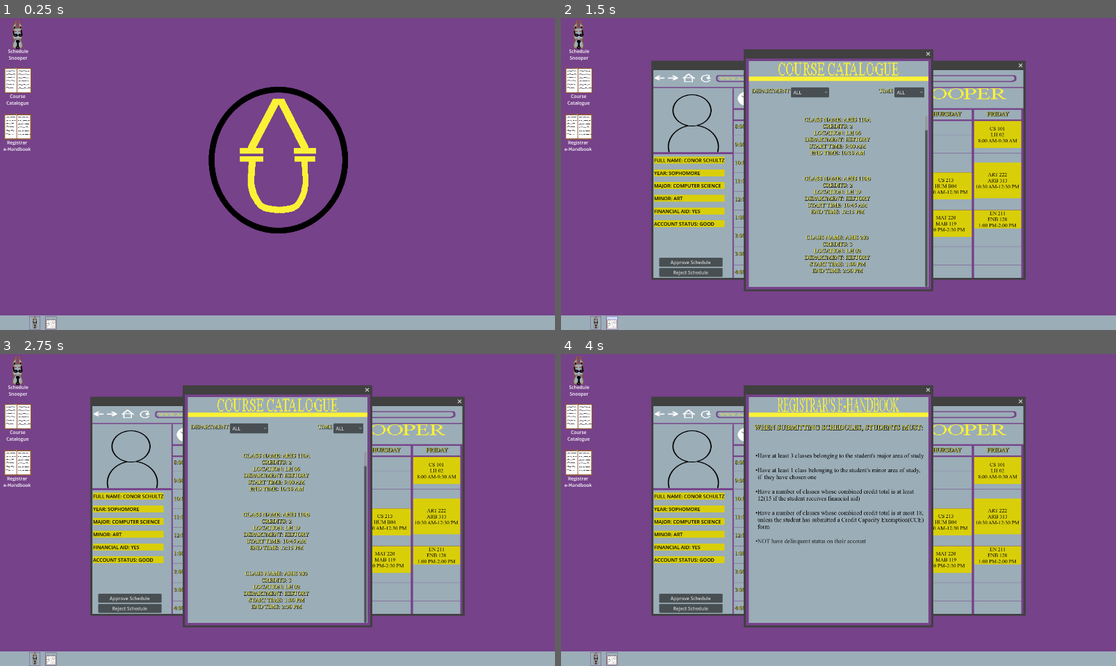
Above: before the commit, frames 1-4 (two rows, left to right).
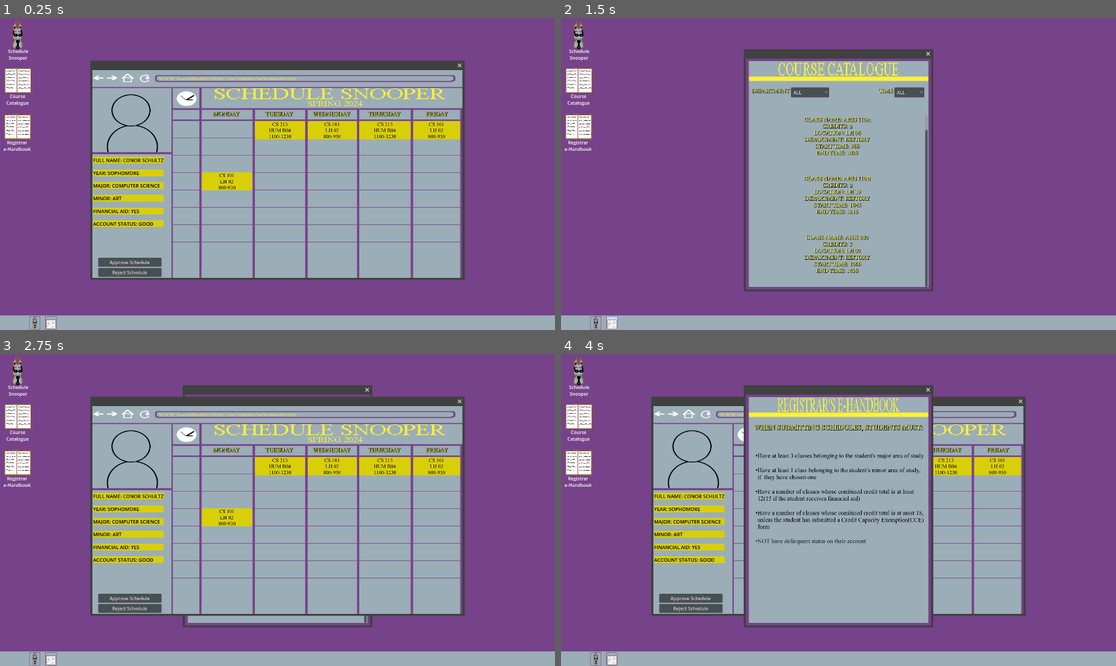
Above: after the commit, the same moments.

Repository: C3PJOE/Registrarent
Game: Godot game, scene res://Scenes/Main.tscn
Same seed, same stepped clock (60 frames per second), same inputs: the game is played once before the commit and once after it.
Inputs (mouse positions are in pixels of both pictures, inside the frame that each line leads up to):
- Up to frame 1 (0.25 s): no input
- Up to frame 2 (1.5 s): click (594, 323) at 0.5 s; click (610, 323) at 1.25 s
- Up to frame 3 (2.75 s): click "[center]Schedule Snooper[cent…" at 2 s
- Up to frame 4 (4 s): click "[center]Course Catalogue[cent…" at 2.75 s; click "[center]Registrar[/center] [c…" at 3.5 s

The runs differ from the first frame. In frame 1, 46% of the frame differs, in the area x 16-84%, y 13-84%; in frame 2, 23%; in frame 3, 13%; in frame 4, 3.8%.
Error after the commit: Invalid call. Nonexistent function 'label_placer' in base 'RichTextLabel'. (res://Scenes/ScheduleBrowserWindow.gd:203)

Commit message:
(WIP)Reworking of the schedule assigner/placer

Diff:
--- a/Scenes/Main.tscn
+++ b/Scenes/Main.tscn
@@ -275,7 +275,6 @@
 gui_embed_subwindows = true
 initial_position = 2
 size = Vector2i(1280, 720)
-visible = false
 unresizable = true
 transparent = true
 mouse_passthrough = true
@@ -287,85 +286,87 @@
 handle_input_locally = false
 initial_position = 1
 size = Vector2i(1280, 720)
-visible = false
 transient = true
 unresizable = true
 theme_override_styles/embedded_border = SubResource("StyleBoxTexture_f7xbp")
 script = ExtResource("7_f7lbd")
 
-[node name="800Line" type="ReferenceRect" parent="MainContainer/ScheduleBrowserParentWindow/ScheduleBrowserWindow"]
-offset_left = 280.0
-offset_top = 177.0
-offset_right = 1280.0
-offset_bottom = 177.0
+[node name="BoxContainer" type="BoxContainer" parent="MainContainer/ScheduleBrowserParentWindow/ScheduleBrowserWindow"]
+clip_contents = true
+custom_minimum_size = Vector2(1000, 800)
+offset_left = 277.0
+offset_top = 116.0
+offset_right = 1277.0
+offset_bottom = 916.0
+size_flags_horizontal = 3
+theme_override_constants/separation = 60
+vertical = true
+
+[node name="800Line" type="ReferenceRect" parent="MainContainer/ScheduleBrowserParentWindow/ScheduleBrowserWindow/BoxContainer"]
+layout_mode = 2
 border_color = Color(0.462745, 0.258824, 0.541176, 1)
 editor_only = false
 
-[node name="830Line" type="ReferenceRect" parent="MainContainer/ScheduleBrowserParentWindow/ScheduleBrowserWindow"]
-offset_left = 280.0
-offset_top = 225.0
-offset_right = 1280.0
-offset_bottom = 225.0
+[node name="900Line" type="ReferenceRect" parent="MainContainer/ScheduleBrowserParentWindow/ScheduleBrowserWindow/BoxContainer"]
+layout_mode = 2
 border_color = Color(0.462745, 0.258824, 0.541176, 1)
 editor_only = false
 
-[node name="930Line" type="ReferenceRect" parent="MainContainer/ScheduleBrowserParentWindow/ScheduleBrowserWindow"]
-offset_left = 280.0
-offset_top = 288.0
-offset_right = 1280.0
-offset_bottom = 288.0
+[node name="1000Line" type="ReferenceRect" parent="MainContainer/ScheduleBrowserParentWindow/ScheduleBrowserWindow/BoxContainer"]
+layout_mode = 2
 border_color = Color(0.462745, 0.258824, 0.541176, 1)
 editor_only = false
 
-[node name="1030Line" type="ReferenceRect" parent="MainContainer/ScheduleBrowserParentWindow/ScheduleBrowserWindow"]
-offset_left = 280.0
-offset_top = 355.0
-offset_right = 1280.0
-offset_bottom = 355.0
+[node name="1100Line" type="ReferenceRect" parent="MainContainer/ScheduleBrowserParentWindow/ScheduleBrowserWindow/BoxContainer"]
+layout_mode = 2
 border_color = Color(0.462745, 0.258824, 0.541176, 1)
 editor_only = false
 
-[node name="1130Line" type="ReferenceRect" parent="MainContainer/ScheduleBrowserParentWindow/ScheduleBrowserWindow"]
-offset_left = 280.0
-offset_top = 420.0
-offset_right = 1280.0
-offset_bottom = 420.0
+[node name="1200Line" type="ReferenceRect" parent="MainContainer/ScheduleBrowserParentWindow/ScheduleBrowserWindow/BoxContainer"]
+layout_mode = 2
 border_color = Color(0.462745, 0.258824, 0.541176, 1)
 editor_only = false
 
-[node name="1230Line" type="ReferenceRect" parent="MainContainer/ScheduleBrowserParentWindow/ScheduleBrowserWindow"]
-offset_left = 280.0
-offset_top = 485.0
-offset_right = 1280.0
-offset_bottom = 485.0
+[node name="1300Line" type="ReferenceRect" parent="MainContainer/ScheduleBrowserParentWindow/ScheduleBrowserWindow/BoxContainer"]
+layout_mode = 2
 border_color = Color(0.462745, 0.258824, 0.541176, 1)
 editor_only = false
 
-[node name="130Line" type="ReferenceRect" parent="MainContainer/ScheduleBrowserParentWindow/ScheduleBrowserWindow"]
-offset_left = 280.0
-offset_top = 545.0
-offset_right = 1280.0
-offset_bottom = 545.0
+[node name="1400Line" type="ReferenceRect" parent="MainContainer/ScheduleBrowserParentWindow/ScheduleBrowserWindow/BoxContainer"]
+layout_mode = 2
 border_color = Color(0.462745, 0.258824, 0.541176, 1)
 editor_only = false
 
-[node name="230Line" type="ReferenceRect" parent="MainContainer/ScheduleBrowserParentWindow/ScheduleBrowserWindow"]
-offset_left = 280.0
-offset_top = 612.0
-offset_right = 1280.0
-offset_bottom = 612.0
+[node name="1500Line" type="ReferenceRect" parent="MainContainer/ScheduleBrowserParentWindow/ScheduleBrowserWindow/BoxContainer"]
+layout_mode = 2
 border_color = Color(0.462745, 0.258824, 0.541176, 1)
 editor_only = false
 
-[node name="330Line" type="ReferenceRect" parent="MainContainer/ScheduleBrowserParentWindow/ScheduleBrowserWindow"]
-offset_left = 280.0
-offset_top = 675.0
-offset_right = 1280.0
-offset_bottom = 675.0
+[node name="1600Line" type="ReferenceRect" parent="MainContainer/ScheduleBrowserParentWindow/ScheduleBrowserWindow/BoxContainer"]
+layout_mode = 2
 border_color = Color(0.462745, 0.258824, 0.541176, 1)
 editor_only = false
 
+[node name="930Line" type="ReferenceRect" parent="MainContainer/ScheduleBrowserParentWindow/ScheduleBrowserWindow"]
+visible = false
+offset_left = 377.0
+offset_top = 258.0
+offset_right = 1377.0
+offset_bottom = 258.0
+border_color = Color(0.462745, 0.258824, 0.541176, 1)
+editor_only = false
+
+[node name="1030Line" type="ReferenceRect" parent="MainContainer/ScheduleBrowserParentWindow/ScheduleBrowserWindow"]
+visible = false
+offset_left = 377.0
+offset_top = 322.0
+offset_right = 1377.0
+offset_bottom = 322.0
+border_color = Color(0.462745, 0.258824, 0.541176, 1)
+editor_only = false
+
 [node name="ClassTimeContainer" type="BoxContainer" parent="MainContainer/ScheduleBrowserParentWindow/ScheduleBrowserWindow"]
+visible = false
 custom_minimum_size = Vector2(80, 0)
 offset_left = 281.0
 offset_top = 183.0
--- a/Scenes/ScheduleBrowserWindow.gd
+++ b/Scenes/ScheduleBrowserWindow.gd
@@ -23,14 +23,14 @@
 @onready var _5pm = $"ClassTimeContainer/5PM"
 #reference_rects
 @onready var _800_line = $"800Line"
-@onready var _830_line = $"830Line"
-@onready var _930_line = $"930Line"
-@onready var _1030_line = $"1030Line"
-@onready var _1130_line = $"1130Line"
-@onready var _1230_line = $"1230Line"
-@onready var _130_line = $"130Line"
-@onready var _230_line = $"230Line"
-@onready var _330_line = $"330Line"
+@onready var _900_line = $"900Line"
+@onready var _1000_line = $"1000Line"
+@onready var _1100_line = $"1100Line"
+@onready var _1200_line = $"1200Line"
+@onready var _1300_line = $"1300Line"
+@onready var _1400_line = $"1400Line"
+@onready var _1500_line = $"1500Line"
+@onready var _1600_line = $"1600Line"
 #monday labels
 @onready var m_label_1 = $MLabel1
 @onready var m_label_2 = $MLabel2
@@ -185,111 +185,173 @@
 		#setting the text that will be assigned to the label by calling
 		var labelText:String = checkedResult[n].CLASSNAME + "\n" + checkedResult[n].CLASSLOCATION + "\n" + checkedResult[n].CLASSSTARTTIME + "-" + checkedResult[n].CLASSENDTIME
 		#calling duration_padding function and storing return value in var to use in adjusting border width
-		var padding_amount:int = duration_padding(checkedResult,n)
+		#var padding_amount:int = duration_padding(checkedResult,n)
 
 		day_of_week_label[n].add_theme_font_override("normal_font",load("res://Assets/Fonts/times.ttf"))
 		day_of_week_label[n].add_theme_font_size_override("normal_font_size",18)
 
 		#sets the border width on the top and bottom of the label's stylebox,
 		# allowing it to more closely line up with the
-		day_of_week_label[n].get_theme_stylebox("normal").border_width_top = padding_amount
-		day_of_week_label[n].get_theme_stylebox("normal").border_width_bottom = padding_amount
+		#day_of_week_label[n].get_theme_stylebox("normal").border_width_top = padding_amount
+		#day_of_week_label[n].get_theme_stylebox("normal").border_width_bottom = padding_amount
+		#shows the label
+		day_of_week_label[n].show()
 		#adds the text to the label, using bbcode tags to center it
 		day_of_week_label[n].append_text("[center]%s[/center]" % labelText)
 		#sets the position of the label on the screen by calling label_placer(which returns vector2i) and passing the checkedResult array,
 		#the index we want to be placed, and the label's current x position, which should never change
-		day_of_week_label[n].set_position(label_placer(checkedResult,n,day_of_week_label[n].position.x))
-		#shows the label
-		day_of_week_label[n].show()
+		day_of_week_label[n].label_placer(checkedResult,n,day_of_week_label[n])
 
 		n+=1
 
-
 #returns an integer(number of pixels to pad the label) based on how long the class is
-func duration_padding(array:Array,array_index:int)-> int:
+func duration_padding(array:Array,array_index:int,starting_time_label,current_label:RichTextLabel)-> int:
 	var duration:int = array[array_index].CLASSDURATION
+	var end_time = array[array_index].CLASSENDTIME
+	var padding_amount
 	match duration:
 		90:
-			return 15
+			return 90
 		120:
-			return 30
+			return 120
 		60:
-			return 0
+			return 60
 		45:
-			return 0
+			return 45
 		_:
 			return 0
 
+func label_placer_again(array,array_index,current_label:RichTextLabel):
+	var class_start_time = array[array_index].CLASSSTARTIME
+	var class_end_time = array[array_index].CLASSENDTIME
+	var starting_label = which_starting_label(class_start_time)
+
+#concats the starting
+func which_starting_label(start_time:int):
+	var last_two_digits = str(start_time).substr(2,3).to_int()
+	var label:String
+	match last_two_digits:
+		00:
+			pass
+		15:
+			pass
+		30:
+			pass
+		45:
+			pass
+
+
+	if(start_time < 1000):
+		label = "_" + str(start_time).substr(0,0) +"00_line"
+	else:
+		label = "_" + str(start_time).substr(0,1) +"00_line"
+
+	var starting_label:RichTextLabel = get_node(label)
+	return starting_label
+
 #function that matches the class start times of the passed array & returns the correct starting time's y position,
 #so that class can be properly aligned on the screen
-func label_placer(array:Array,array_index:int,label_x_coordinate)->Vector2i:
+func label_placer(array:Array,array_index:int,current_label:RichTextLabel)->void:
+	var duration = array[array_index].DURATION
+	var label_x_coordinate = current_label.position.x
+	var label_y_coordinate = current_label.position.y
+	var padding_amount:int
 	match array[array_index].CLASSSTARTTIME:
 		"8:00 AM":
-			return Vector2i(label_x_coordinate,_800_line.position.y)
+			current_label.set_position(Vector2i(label_x_coordinate,_800_line.position.y))
+			duration_padding(array,array_index,_800_line,current_label)
+			padding_amount =abs(_800_line.position.y - label_y_coordinate)
+
+			current_label.get_theme_stylebox("normal").border_width_bottom = padding_amount/2
+			current_label.get_theme_stylebox("normal").border_width_top = padding_amount/2
 		"8:15 AM":
 			#offsets the y coordinate by +10 px of the _8am label y position so that it more closely aligns with 8:15
-			return Vector2i(label_x_coordinate,_800_line.position.y+10)
+			current_label.set_position(Vector2i(label_x_coordinate,_800_line.position.y+10))
+
+			padding_amount =abs((_800_line.position.y+10) - label_y_coordinate)
+
+			current_label.get_theme_stylebox("normal").border_width_bottom = padding_amount/2
+			current_label.get_theme_stylebox("normal").border_width_top = padding_amount/2
 		"8:30 AM":
-			return Vector2i(label_x_coordinate,_8am.global_position.y+10)
+			current_label.set_position(Vector2i(label_x_coordinate,_8am.global_position.y+10))
+
+			padding_amount =abs((_8am.global_position.y+10) - label_y_coordinate)
+
+			current_label.get_theme_stylebox("normal").border_width_bottom = padding_amount/2
+			current_label.get_theme_stylebox("normal").border_width_top = padding_amount/2
 		"8:45 AM":
 			#offsets the y coordinate by +30 px of the _8am label y position so that it more closely aligns with 8:45
-			return Vector2i(label_x_coordinate,_8am.global_position.y+30)
+			current_label.set_position(Vector2i(label_x_coordinate,_8am.global_position.y+30))
+
+			padding_amount =abs((_8am.global_position.y+30) - label_y_coordinate)
+			current_label.get_theme_stylebox("normal").border_width_bottom = padding_amount/2
+			current_label.get_theme_stylebox("normal").border_width_top = padding_amount/2
 		"9:00 AM":
-			return Vector2i(label_x_coordinate,_830_line.position.y)
+			current_label.set_position(Vector2i(label_x_coordinate,_900_line.position.y))
+
+			padding_amount =abs(_900_line.position.y - label_y_coordinate)
+
+			current_label.get_theme_stylebox("normal").border_width_bottom = padding_amount/2
+			current_label.get_theme_stylebox("normal").border_width_top = padding_amount/2
 		"9:15 AM":
-			return Vector2i(label_x_coordinate,_830_line.position.y+10)
+			current_label.set_position(Vector2i(label_x_coordinate,_900_line.position.y+10))
+
+			padding_amount =abs((_900_line.position.y+10) - label_y_coordinate)
+
+			current_label.get_theme_stylebox("normal").border_width_bottom = padding_amount/2
+			current_label.get_theme_stylebox("normal").border_width_top = padding_amount/2
 		"9:30 AM":
-			return Vector2i(label_x_coordinate,_9am.global_position.y+10)
+			current_label.set_position(Vector2i(label_x_coordinate,_9am.global_position.y+10))
 		"9:45 AM":
 			return Vector2i(label_x_coordinate,_9am.global_position.y+30)
 		"10:00 AM":
-			return Vector2i(label_x_coordinate,_930_line.position.y-2)
+			return Vector2i(label_x_coordinate,_1000_line.position.y-2)
 		"10:30 AM":
 			return Vector2i(label_x_coordinate,_10am.global_position.y+10)
 		"10:45 AM":
 			return Vector2i(label_x_coordinate,_10am.global_position.y+30)
 		"11:00 AM":
-			return Vector2i(label_x_coordinate,_1030_line.position.y)
+			return Vector2i(label_x_coordinate,_1100_line.position.y)
 		"11:15 AM":
-			return Vector2i(label_x_coordinate,_1030_line.position.y+10)
+			return Vector2i(label_x_coordinate,_1100_line.position.y+10)
 		"11:30 AM":
 			return Vector2i(label_x_coordinate,_11am.global_position.y+10)
 		"11:45 AM":
 			return Vector2i(label_x_coordinate,_11am.global_position.y+30)
 		"12:00 PM":
-			return Vector2i(label_x_coordinate,_1130_line.position.y)
+			return Vector2i(label_x_coordinate,_1200_line.position.y)
 		"12:15 PM":
-			return Vector2i(label_x_coordinate,_1130_line.position.y+10)
+			return Vector2i(label_x_coordinate,_1200_line.position.y+10)
 		"12:30 PM":
 			return Vector2i(label_x_coordinate,_12pm.global_position.y+10)
 		"12:45 PM":
 			return Vector2i(label_x_coordinate,_12pm.global_position.y+30)
 		"1:00 PM":
-			return Vector2i(label_x_coordinate,_1230_line.position.y)
+			return Vector2i(label_x_coordinate,_1300_line.position.y)
 		"1:15 PM":
-			return Vector2i(label_x_coordinate,_1230_line.position.y+10)
+			return Vector2i(label_x_coordinate,_1300_line.position.y+10)
 		"1:30 PM":
 			return Vector2i(label_x_coordinate,_1pm.global_position.y+10)
 		"1:45 PM":
 			return Vector2i(label_x_coordinate,_1pm.global_position.y+20)
 		"2:00 PM":
-			return Vector2i(label_x_coordinate,_130_line.position.y)
+			return Vector2i(label_x_coordinate,_1400_line.position.y)
 		"2:15 PM":
-			return Vector2i(label_x_coordinate,_130_line.position.y+10)
+			return Vector2i(label_x_coordinate,_1400_line.position.y+10)
 		"2:30 PM":
 			return Vector2i(label_x_coordinate,_2pm.global_position.y+10)
 		"2:45 PM":
 			return Vector2i(label_x_coordinate,_2pm.global_position.y+20)
 		"3:00 PM":
-			return Vector2i(label_x_coordinate,_230_line.position.y)
+			return Vector2i(label_x_coordinate,_1500_line.position.y)
 		"3:15 PM":
-			return Vector2i(label_x_coordinate,_230_line.position.y+10)
+			return Vector2i(label_x_coordinate,_1500_line.position.y+10)
 		"3:30 PM":
 			return Vector2i(label_x_coordinate,_3pm.global_position.y+10)
 		"3:45 PM":
 			return Vector2i(label_x_coordinate,_3pm.global_position.y+20)
 		"4:00 PM":
-			return Vector2i(label_x_coordinate,_330_line.position.y)
+			return Vector2i(label_x_coordinate,_1600_line.position.y)
 		_:
 			return Vector2i(0,0)
 #function solely dedicated to increasing the student index var,
--- a/UniData/ClassData.json
+++ b/UniData/ClassData.json
@@ -6,8 +6,8 @@
 	"Section": "A",
 	"ClassLocation": "LH 06",
 	"ClassDuration": 90,
-	"ClassStartTime": "9:00 AM",
-	"ClassEndTime": "10:30 AM"
+	"ClassStartTime": "900",
+	"ClassEndTime": "1030"
   },
   {
 	"ClassName": "AHIS 110B",
@@ -16,8 +16,8 @@
 	"Section": "A",
 	"ClassLocation": "LH 19",
 	"ClassDuration": 90,
-	"ClassStartTime": "10:45 AM",
-	"ClassEndTime": "12:15 PM"
+	"ClassStartTime": "1045",
+	"ClassEndTime": "1215"
   },
   {
 	"ClassName": "AHIS 203",
@@ -26,8 +26,8 @@
 	"Section": "A",
 	"ClassLocation": "LH 02",
 	"ClassDuration": 90,
-	"ClassStartTime": "1:00 PM",
-	"ClassEndTime": "2:30 PM"
+	"ClassStartTime": "1300",
+	"ClassEndTime": "1430"
   },
   {
 	"ClassName": "AHIS 214",
@@ -36,8 +36,8 @@
 	"Section": "A",
 	"ClassLocation": "LH 02",
 	"ClassDuration": 90,
-	"ClassStartTime": "9:00 AM",
-	"ClassEndTime": "10:30 AM"
+	"ClassStartTime": "900",
+	"ClassEndTime": "1030"
   },
   {
 	"ClassName": "AHIS 255",
@@ -46,8 +46,8 @@
 	"Section": "A",
 	"ClassLocation": "HUM 114",
 	"ClassDuration": 90,
-	"ClassStartTime": "12:00 PM",
-	"ClassEndTime": "1:30 PM"
+	"ClassStartTime": "1200",
+	"ClassEndTime": "1330"
   },
   {
 	"ClassName": "AHIS 319",
@@ -56,8 +56,8 @@
 	"Section": "A",
 	"ClassLocation": "HUM 320",
 	"ClassDuration": 90,
-	"ClassStartTime": "2:30 PM",
-	"ClassEndTime": "4:00 PM"
+	"ClassStartTime": "1430",
+	"ClassEndTime": "1600"
   },
   {
 	"ClassName": "AHIS 333",
@@ -66,8 +66,8 @@
 	"Section": "A",
 	"ClassLocation": "HUM 213",
 	"ClassDuration": 90,
-	"ClassStartTime": "11:00 AM",
-	"ClassEndTime": "12:30 PM"
+	"ClassStartTime": "1100",
+	"ClassEndTime": "1230"
   },
   {
 	"ClassName": "ART 101",
@@ -76,8 +76,8 @@
 	"Section": "A",
 	"ClassLocation": "LH 21",
 	"ClassDuration": 120,
-	"ClassStartTime": "10:00 AM",
-	"ClassEndTime": "12:00 PM"
+	"ClassStartTime": "1000",
+	"ClassEndTime": "1200"
   },
   {
 	"ClassName": "ART 115",
@@ -86,8 +86,8 @@
 	"Section": "A",
 	"ClassLocation": "ARB 313",
 	"ClassDuration": 90,
-	"ClassStartTime": "12:45 PM",
-	"ClassEndTime": "2:15 PM"
+	"ClassStartTime": "1245",
+	"ClassEndTime": "1415"
   },
   {
 	"ClassName": "ART 177",
@@ -96,8 +96,8 @@
 	"Section": "A",
 	"ClassLocation": "ARB 201",
 	"ClassDuration": 90,
-	"ClassStartTime": "12:00 PM",
-	"ClassEndTime": "1:30 PM"
+	"ClassStartTime": "1200",
+	"ClassEndTime": "1330"
   },
   {
 	"ClassName": "ART 201",
@@ -106,8 +106,8 @@
 	"Section": "A",
 	"ClassLocation": "ARB 311",
 	"ClassDuration": 120,
-	"ClassStartTime": "1:00 PM",
-	"ClassEndTime": "3:00 PM"
+	"ClassStartTime": "1300",
+	"ClassEndTime": "1500"
   },
   {
 	"ClassName": "ART 222",
@@ -116,8 +116,8 @@
 	"Section": "A",
 	"ClassLocation": "ARB 313",
 	"ClassDuration": 120,
-	"ClassStartTime": "10:30 AM",
-	"ClassEndTime": "12:30 PM"
+	"ClassStartTime": "1030",
+	"ClassEndTime": "1230"
   },
   {
 	"ClassName": "ART 320",
@@ -126,8 +126,8 @@
 	"Section": "A",
 	"ClassLocation": "ARB B01",
 	"ClassDuration": 120,
-	"ClassStartTime": "9:00 AM",
-	"ClassEndTime": "11:00 AM"
+	"ClassStartTime": "900",
+	"ClassEndTime": "1100"
   },
   {
 	"ClassName": "ART 441",
@@ -136,8 +136,8 @@
 	"Section": "A",
 	"ClassLocation": "ARB 130",
 	"ClassDuration": 120,
-	"ClassStartTime": "12:30 PM",
-	"ClassEndTime": "2:30 PM"
+	"ClassStartTime": "1230",
+	"ClassEndTime": "1430"
   },
   {
 	"ClassName": "CS 101",
@@ -146,8 +146,8 @@
 	"Section": "A",
 	"ClassLocation": "LH 02",
 	"ClassDuration": 90,
-	"ClassStartTime": "8:00 AM",
-	"ClassEndTime": "9:30 AM"
+	"ClassStartTime": "800",
+	"ClassEndTime": "930"
   },
   {
 	"ClassName": "CS 112",
@@ -156,8 +156,8 @@
 	"Section": "A",
 	"ClassLocation": "ARB B02",
 	"ClassDuration": 90,
-	"ClassStartTime": "10:45 AM",
-	"ClassEndTime": "12:15 PM"
+	"ClassStartTime": "1045",
+	"ClassEndTime": "1215"
   },
   {
 	"ClassName": "CS 112D",
@@ -166,8 +166,8 @@
 	"Section": "A",
 	"ClassLocation": "ESB B11",
 	"ClassDuration": 45,
-	"ClassStartTime": "1:00 PM",
-	"ClassEndTime": "1:45 PM"
+	"ClassStartTime": "1300",
+	"ClassEndTime": "1445"
   },
   {
 	"ClassName": "CS 202",
@@ -176,8 +176,8 @@
 	"Section": "A",
 	"ClassLocation": "ENB B19",
 	"ClassDuration": 90,
-	"ClassStartTime": "9:00 AM",
-	"ClassEndTime": "10:30 AM"
+	"ClassStartTime": "900",
+	"ClassEndTime": "1030"
   },
   {
 	"ClassName": "CS 213",
@@ -186,8 +186,8 @@
 	"Section": "A",
 	"ClassLocation": "HUM B04",
 	"ClassDuration": 90,
-	"ClassStartTime": "11:00 AM",
-	"ClassEndTime": "12:30 PM"
+	"ClassStartTime": "1100",
+	"ClassEndTime": "1230"
   },
   {
 	"ClassName": "CS 213D",
@@ -196,8 +196,8 @@
 	"Section": "A",
 	"ClassLocation": "ARB B07",
 	"ClassDuration": 45,
-	"ClassStartTime": "2:15 PM",
-	"ClassEndTime": "3:00 PM"
+	"ClassStartTime": "1400",
+	"ClassEndTime": "1500"
   },
   {
 	"ClassName": "CS 304",
@@ -206,8 +206,8 @@
 	"Section": "A",
 	"ClassLocation": "ESB 101",
 	"ClassDuration": 90,
-	"ClassStartTime": "12:45 PM",
-	"ClassEndTime": "2:15 PM"
+	"ClassStartTime": "1245",
+	"ClassEndTime": "1415"
   },
   {
 	"ClassName": "CS 312",
@@ -216,8 +216,8 @@
 	"Section": "A",
 	"ClassLocation": "ENB 202",
 	"ClassDuration": 90,
-	"ClassStartTime": "11:00 AM",
-	"ClassEndTime": "12:30 PM"
+	"ClassStartTime": "1100",
+	"ClassEndTime": "1230"
   },
   {
 	"ClassName": "CS 318",
@@ -226,8 +226,8 @@
 	"Section": "A",
 	"ClassLocation": "HUM 122",
 	"ClassDuration": 90,
-	"ClassStartTime": "9:00 AM",
-	"ClassEndTime": "10:30 AM"
+	"ClassStartTime": "900",
+	"ClassEndTime": "1030"
   },
   {
 	"ClassName": "CS 405",
@@ -236,8 +236,8 @@
 	"Section": "A",
 	"ClassLocation": "HUM B02",
 	"ClassDuration": 90,
-	"ClassStartTime": "1:00 PM",
-	"ClassEndTime": "2:30 PM"
+	"ClassStartTime": "1300",
+	"ClassEndTime": "1430"
   },
   {
 	"ClassName": "EN 133",
@@ -246,8 +246,8 @@
 	"Section": "A",
 	"ClassLocation": "ENB 301",
 	"ClassDuration": 60,
-	"ClassStartTime": "9:15 AM",
-	"ClassEndTime": "10:15 AM"
+	"ClassStartTime": "915",
+	"ClassEndTime": "1015"
   },
   {
 	"ClassName": "EN 168",
@@ -256,8 +256,8 @@
 	"Section": "A",
 	"ClassLocation": "ENB 101",
 	"ClassDuration": 60,
-	"ClassStartTime": "10:00 AM",
-	"ClassEndTime": "11:00 AM"
+	"ClassStartTime": "1000",
+	"ClassEndTime": "1100"
   },
   {
 	"ClassName": "EN 204",
@@ -266,8 +266,8 @@
 	"Section": "A",
 	"ClassLocation": "ENB 109",
 	"ClassDuration": 60,
-	"ClassStartTime": "11:30 AM",
-	"ClassEndTime": "12:30 PM"
+	"ClassStartTime": "1130",
+	"ClassEndTime": "1230"
   },
   {
 	"ClassName": "EN 211",
@@ -276,8 +276,8 @@
 	"Section": "A",
 	"ClassLocation": "ENB 128",
 	"ClassDuration": 60,
-	"ClassStartTime": "1:00 PM",
-	"ClassEndTime": "2:00 PM"
+	"ClassStartTime": "1300",
+	"ClassEndTime": "1400"
   },
   {
 	"ClassName": "EN 218",
@@ -286,8 +286,8 @@
 	"Section": "A",
 	"ClassLocation": "LH 08",
 	"ClassDuration": 60,
-	"ClassStartTime": "8:15 AM",
-	"ClassEndTime": "9:15 AM"
+	"ClassStartTime": "815",
+	"ClassEndTime": "915"
   },
   {
 	"ClassName": "MAT 206",
@@ -296,8 +296,8 @@
 	"Section": "A",
 	"ClassLocation": "LH 06",
 	"ClassDuration": 90,
-	"ClassStartTime": "8:00 AM",
-	"ClassEndTime": "9:30 AM"
+	"ClassStartTime": "800",
+	"ClassEndTime": "930"
   },
   {
 	"ClassName": "MAT 218",
@@ -306,8 +306,8 @@
 	"Section": "A",
 	"ClassLocation": "MAB 117",
 	"ClassDuration": 90,
-	"ClassStartTime": "11:15 AM",
-	"ClassEndTime": "12:45 PM"
+	"ClassStartTime": "1115",
+	"ClassEndTime": "1245"
   },
   {
 	"ClassName": "MAT 220",
@@ -316,8 +316,8 @@
 	"Section": "A",
 	"ClassLocation": "MAB 119",
 	"ClassDuration": 90,
-	"ClassStartTime": "1:00 PM",
-	"ClassEndTime": "2:30 PM"
+	"ClassStartTime": "1300",
+	"ClassEndTime": "1430"
   },
   {
 	"ClassName": "MAT 236",
@@ -326,8 +326,8 @@
 	"Section": "A",
 	"ClassLocation": "MAB 114",
 	"ClassDuration": 90,
-	"ClassStartTime": "11:15 AM",
-	"ClassEndTime": "12:45 PM"
+	"ClassStartTime": "1115",
+	"ClassEndTime": "1245"
   },
   {
 	"ClassName": "MAT 337",
@@ -336,8 +336,8 @@
 	"Section": "A",
 	"ClassLocation": "MAB 214",
 	"ClassDuration": 90,
-	"ClassStartTime": "10:45 AM",
-	"ClassEndTime": "12:15 PM"
+	"ClassStartTime": "1045",
+	"ClassEndTime": "1215"
   },
   {
 	"ClassName": "MAT 359",
@@ -346,8 +346,8 @@
 	"Section": "A",
 	"ClassLocation": "MAB 215",
 	"ClassDuration": 90,
-	"ClassStartTime": "12:30 PM",
-	"ClassEndTime": "2:00 PM"
+	"ClassStartTime": "1230",
+	"ClassEndTime": "1400"
   },
   {
 	"ClassName": "MAT 400",
@@ -356,8 +356,8 @@
 	"Section": "A",
 	"ClassLocation": "MAB 201",
 	"ClassDuration": 120,
-	"ClassStartTime": "12:00 PM",
-	"ClassEndTime": "2:00 PM"
+	"ClassStartTime": "1200",
+	"ClassEndTime": "1400"
   },
   {
 	"ClassName": "POLS 111",
@@ -366,8 +366,8 @@
 	"Section": "A",
 	"ClassLocation": "HUM 123",
 	"ClassDuration": 90,
-	"ClassStartTime": "12:30 PM",
-	"ClassEndTime": "2:00 PM"
+	"ClassStartTime": "1230",
+	"ClassEndTime": "1400"
   },
   {
 	"ClassName": "POLS 201",
@@ -376,8 +376,8 @@
 	"Section": "A",
 	"ClassLocation": "LH 12",
 	"ClassDuration": 90,
-	"ClassStartTime": "9:00 AM",
-	"ClassEndTime": "10:30 AM"
+	"ClassStartTime": "900",
+	"ClassEndTime": "1000"
   },
   {
 	"ClassName": "POLS 225",
@@ -386,8 +386,8 @@
 	"Section": "A",
 	"ClassLocation": "HUM 201",
 	"ClassDuration": 90,
-	"ClassStartTime": "8:45 AM",
-	"ClassEndTime": "10:15 AM"
+	"ClassStartTime": "845",
+	"ClassEndTime": "1015"
   },
   {
 	"ClassName": "POLS 308",
@@ -396,8 +396,8 @@
 	"Section": "A",
 	"ClassLocation": "HUM 322",
 	"ClassDuration": 90,
-	"ClassStartTime": "10:45 AM",
-	"ClassEndTime": "12:15 PM"
+	"ClassStartTime": "1045",
+	"ClassEndTime": "1215"
   },
   {
 	"ClassName": "POLS 416",
@@ -406,7 +406,7 @@
 	"Section": "A",
 	"ClassLocation": "HUM B19",
 	"ClassDuration": 90,
-	"ClassStartTime": "1:00 PM",
-	"ClassEndTime": "2:30 PM"
+	"ClassStartTime": "1300",
+	"ClassEndTime": "1430"
   }
 ]
